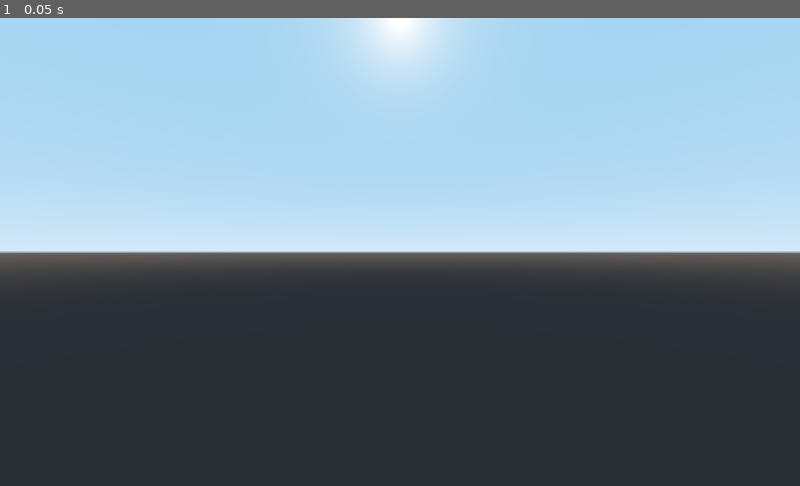
Above: before the commit, frame 1.
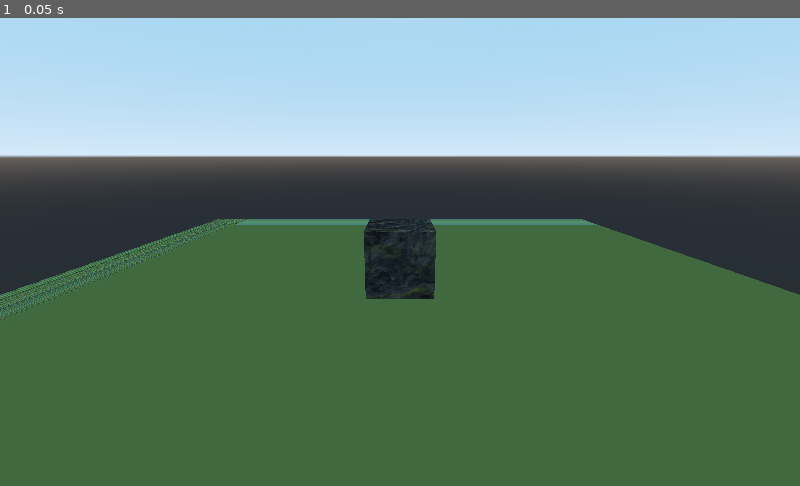
Above: after the commit, the same moment.

Repository: godot-joe/godot-3.x-project-bootstrap
Game: Godot game, scene res://scenes/World.tscn
The game is run twice, just before and just after one commit, with the same random seed, the same clock (stepped at 60 frames per second) and the same inputs.
Inputs:
- Up to frame 1 (0.05 s): no input

The runs differ from the first frame. In frame 1, 77% of the frame differs, in the area x 0-100%, y 0-100%.

Commit message:
added Terrain (as a scene)

Diff:
--- /dev/null
+++ b/scenes/Terrain.tscn
@@ -0,0 +1,50 @@
+[gd_scene load_steps=9 format=2]
+
+[ext_resource path="res://assets/textures/grass.jpg" type="Texture" id=1]
+[ext_resource path="res://assets/textures/rock.jpg" type="Texture" id=2]
+
+[sub_resource type="SpatialMaterial" id=1]
+albedo_texture = ExtResource( 1 )
+uv1_scale = Vector3( 12, 12, 1 )
+
+[sub_resource type="PlaneMesh" id=2]
+material = SubResource( 1 )
+size = Vector2( 12, 12 )
+subdivide_width = 12
+subdivide_depth = 12
+
+[sub_resource type="BoxShape" id=3]
+extents = Vector3( 6, 0.1, 6 )
+
+[sub_resource type="SpatialMaterial" id=4]
+albedo_texture = ExtResource( 2 )
+
+[sub_resource type="CubeMesh" id=5]
+material = SubResource( 4 )
+size = Vector3( 1, 1, 1 )
+
+[sub_resource type="BoxShape" id=6]
+extents = Vector3( 0.5, 0.5, 0.5 )
+
+[node name="Terrain" type="Spatial"]
+
+[node name="StaticBody_Terrain" type="StaticBody" parent="."]
+
+[node name="Terrain_Mesh" type="MeshInstance" parent="StaticBody_Terrain"]
+mesh = SubResource( 2 )
+material/0 = null
+
+[node name="CollisionShape" type="CollisionShape" parent="StaticBody_Terrain"]
+transform = Transform( 1, 0, 0, 0, 1, 0, 0, 0, 1, 0, -0.1, 0 )
+shape = SubResource( 3 )
+
+[node name="StaticBody_Cube" type="StaticBody" parent="."]
+
+[node name="Cube_Mesh" type="MeshInstance" parent="StaticBody_Cube"]
+transform = Transform( 1, 0, 0, 0, 1, 0, 0, 0, 1, 0, 0.5, 0 )
+mesh = SubResource( 5 )
+material/0 = null
+
+[node name="CollisionShape" type="CollisionShape" parent="StaticBody_Cube"]
+transform = Transform( 1, 0, 0, 0, 1, 0, 0, 0, 1, 0, 0.5, 0 )
+shape = SubResource( 6 )
--- a/scenes/World.tscn
+++ b/scenes/World.tscn
@@ -1,8 +1,12 @@
-[gd_scene load_steps=2 format=2]
+[gd_scene load_steps=3 format=2]
 
 [ext_resource path="res://scenes/Camera.tscn" type="PackedScene" id=1]
+[ext_resource path="res://scenes/Terrain.tscn" type="PackedScene" id=2]
 
 [node name="World" type="Spatial"]
 
 [node name="Camera" parent="." instance=ExtResource( 1 )]
+transform = Transform( 1, 0, 0, 0, 0.961262, 0.275637, 0, -0.275637, 0.961262, 0, 2, 5 )
 current = true
+
+[node name="Terrain" parent="." instance=ExtResource( 2 )]
Binary file added: assets/textures/grass.jpg
Binary file added: assets/textures/rock.jpg
